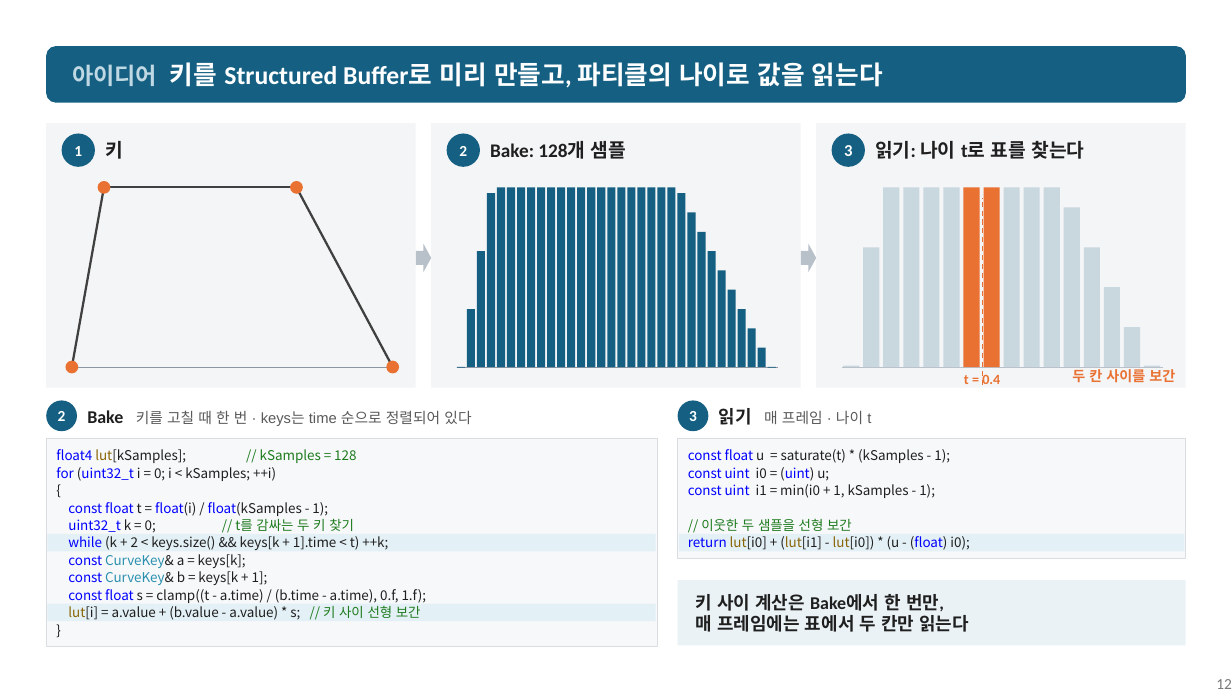
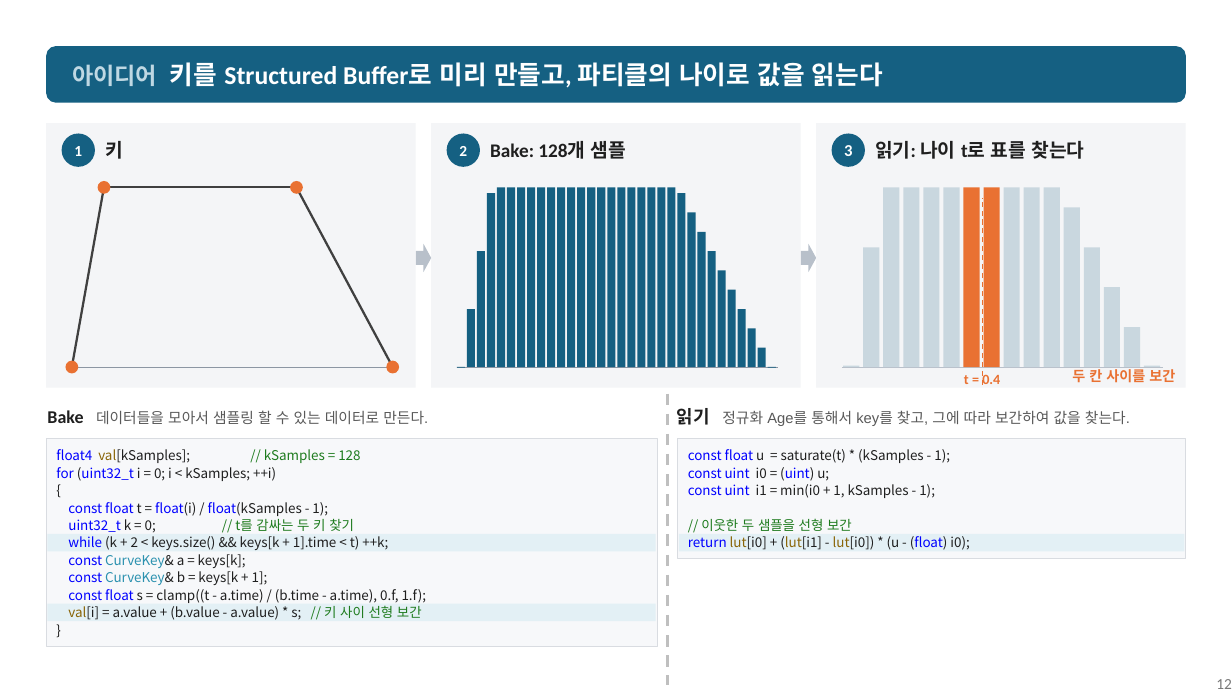
Before and after one commit to nyongking/My-GPUDrivenParticle, a slide deck: slide 12 of Presentation/5주차 발표.pptx. Drawn at 1232x693 pixels with LibreOffice and Linux fonts; fonts in the diff are those of the drawing. Boxes give left, top, right and bottom in pixels: in the first picture for what was removed or moved away, otherwise in the second. Text is boxed around its words. In the diff, an @@ line names an element or a change of style, - is before the commit and + after.

```diff
--- a/Presentation/5주차 발표.pptx
+++ b/Presentation/5주차 발표.pptx
@@ ellipse removed at [46, 400, 77, 431] @@
-2
@@ text at [47, 410, 428, 424]: text changed @@
-Bake 키를 고칠 때 한 번 · keys는 time 순으로 정렬되어 있다
+Bake 데이터들을 모아서 샘플링 할 수 있는 데이터로 만든다.
@@ line added from (667, 394) to (667, 686), #BFBFBF 2.25 pt dashed @@
@@ text at [677, 408, 1130, 426]: text changed @@
-읽기 매 프레임 · 나이 t
+읽기 정규화 Age를 통해서 key를 찾고, 그에 따라 보간하여 값을 찾는다.
@@ ellipse removed at [677, 400, 708, 431] @@
-3
@@ text at [56, 449, 360, 463]: text changed @@
-float4 lut[kSamples]; // kSamples = 128
+float4 val[kSamples]; // kSamples = 128
@@ rectangle removed at [677, 580, 1186, 646] @@
-키 사이 계산은 Bake에서 한 번만,
-매 프레임에는 표에서 두 칸만 읽는다
@@ text at [68, 606, 422, 620]: text changed @@
-lut[i] = a.value + (b.value - a.value) * s; // 키 사이 선형 보간
+val[i] = a.value + (b.value - a.value) * s; // 키 사이 선형 보간
```
Also in this commit, not shown: 6 other slides changed, 7 slides added, 18 slides removed, 1 other file.
